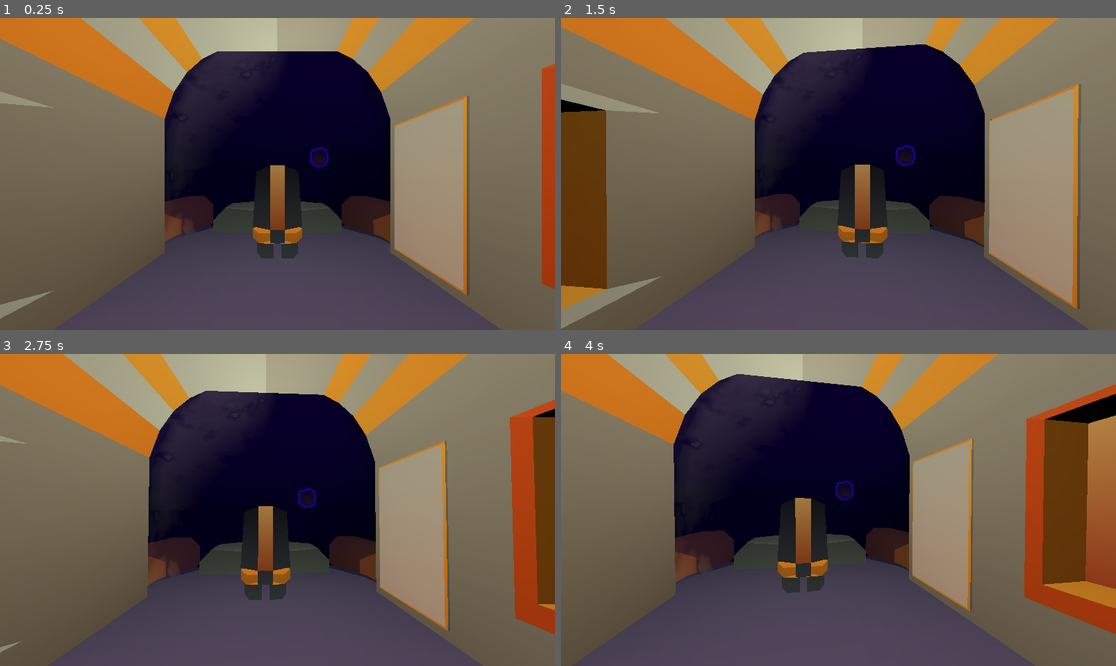
Above: before the commit, frames 1-4 (two rows, left to right).
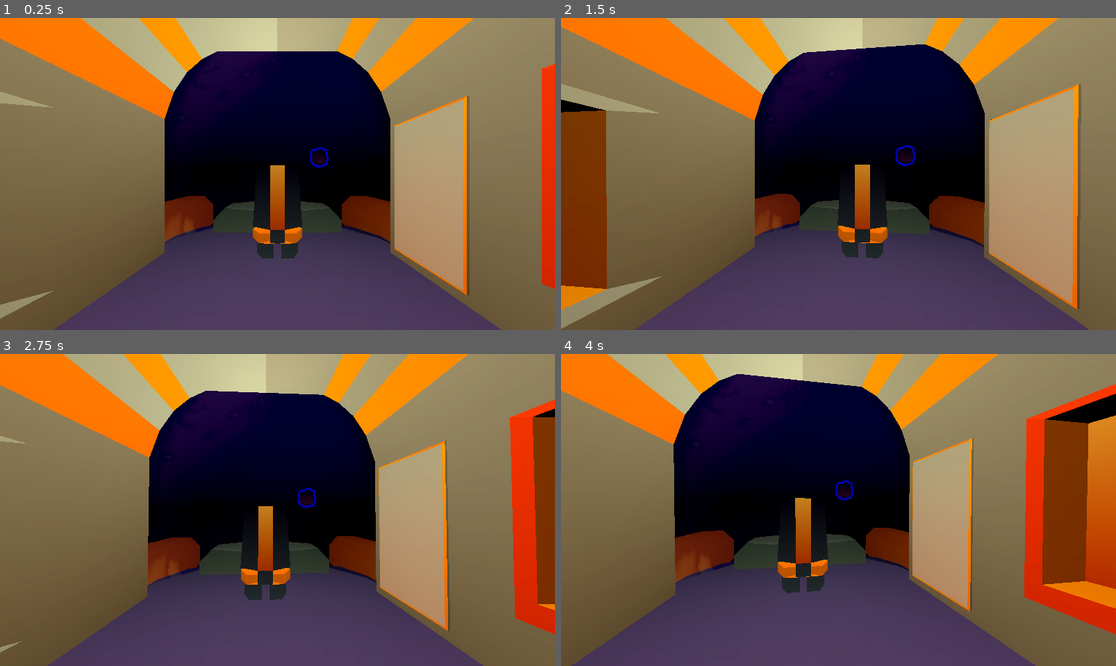
Above: after the commit, the same moments.

Repository: StephanoNaressi/LD_59
Game: Godot game, scene res://scenes/main.tscn
Same seed, same stepped clock (60 frames per second), same inputs: the game is played once before the commit and once after it.
Inputs (mouse positions are in pixels of both pictures, inside the frame that each line leads up to):
- Up to frame 1 (0.25 s): no input
- Up to frame 2 (1.5 s): tap Enter at 0.5 s; move the mouse to (866, 174) at 0.52 s; hold Space (FlyUp) from 0.53 s (still down); tap F (Interact) at 0.6 s; move the mouse to (810, 174) at 1.27 s; click (810, 174) at 1.35 s
- Up to frame 3 (2.75 s): keep holding Space (FlyUp); move the mouse to (288, 503) at 2.02 s; tap F (Interact) at 2.1 s
- Up to frame 4 (4 s): keep holding Space (FlyUp); tap Enter at 2.75 s; move the mouse to (832, 516) at 2.77 s; click (832, 516) at 2.85 s; move the mouse to (877, 513) at 3.52 s; tap F (Interact) at 3.6 s

The runs differ from the first frame. In frame 1, 15% of the frame differs, in the area x 0-100%, y 0-89%; in frame 2, 15%; in frame 3, 19%; in frame 4, 23%, in the area x 0-100%, y 0-90%.

Commit message:
Fix player rotation bug

Diff:
--- a/game/meshes/Glass.tres
+++ b/game/meshes/Glass.tres
@@ -14,7 +14,6 @@
 [resource]
 resource_name = "Glass"
 transparency = 1
-cull_mode = 2
 albedo_color = Color(0.7840497, 0.7698384, 0.9143204, 0.43137255)
 roughness = 0.5
 normal_enabled = true
--- /dev/null
+++ b/game/meshes/GlowStar.tres
@@ -0,0 +1,10 @@
+[gd_resource type="StandardMaterial3D" format=3 uid="uid://b4cidsmi3vmyu"]
+
+[resource]
+resource_name = "Glow"
+cull_mode = 2
+albedo_color = Color(0.9063318, 0.9063318, 0.9063318, 1)
+roughness = 0.5
+emission_enabled = true
+emission = Color(0.83540225, 0.9735353, 1, 1)
+emission_energy_multiplier = 4.73
--- a/scenes/main.tscn
+++ b/scenes/main.tscn
@@ -1,6 +1,7 @@
 [gd_scene format=3 uid="uid://bsp00jucjsi55"]
 
 [ext_resource type="PackedScene" uid="uid://c573jw2rht2o7" path="res://scenes/space_ship.tscn" id="1_0wfyh"]
+[ext_resource type="Material" uid="uid://b4cidsmi3vmyu" path="res://game/meshes/GlowStar.tres" id="3_jyhfs"]
 [ext_resource type="PackedScene" uid="uid://rjo8ayjs3awq" path="res://scenes/meteor.tscn" id="3_sugp2"]
 
 [sub_resource type="ProceduralSkyMaterial" id="ProceduralSkyMaterial_0wfyh"]
@@ -17,6 +18,32 @@
 [sub_resource type="Environment" id="Environment_jyhfs"]
 background_mode = 2
 sky = SubResource("Sky_sugp2")
+glow_enabled = true
+glow_strength = 1.19
+adjustment_enabled = true
+adjustment_brightness = 1.04
+adjustment_contrast = 1.115
+adjustment_saturation = 1.44
+
+[sub_resource type="Curve" id="Curve_tbgi4"]
+_data = [Vector2(0, 1), 0.0, 0.0, 0, 0, Vector2(0.75, 0.8314607), 0.0, 0.0, 0, 0, Vector2(1, 0.011235952), 0.0, 0.0, 0, 0]
+point_count = 3
+
+[sub_resource type="CurveTexture" id="CurveTexture_tefeu"]
+curve = SubResource("Curve_tbgi4")
+
+[sub_resource type="ParticleProcessMaterial" id="ParticleProcessMaterial_o6xl0"]
+emission_shape_scale = Vector3(50, 50, 50)
+emission_shape = 1
+emission_sphere_radius = 128.0
+gravity = Vector3(0, 0, 0)
+radial_accel_min = -0.10000224
+radial_accel_max = 0.09999776
+scale_min = 0.5
+scale_max = 0.79999995
+scale_curve = SubResource("CurveTexture_tefeu")
+
+[sub_resource type="SphereMesh" id="SphereMesh_tipki"]
 
 [node name="Main" type="Node3D" unique_id=1268587365]
 
@@ -27,3 +54,11 @@
 
 [node name="Meteor" parent="." unique_id=788611388 instance=ExtResource("3_sugp2")]
 transform = Transform3D(1, 0, 0, 0, 1, 0, 0, 0, 1, 3.6223426, 3.7296398, -17.77658)
+
+[node name="GPUParticles3D" type="GPUParticles3D" parent="." unique_id=1233695872]
+material_override = ExtResource("3_jyhfs")
+amount = 1000
+lifetime = 84.44000000000001
+visibility_aabb = AABB(-5000, -5000, -5000, 10000, 10000, 10000)
+process_material = SubResource("ParticleProcessMaterial_o6xl0")
+draw_pass_1 = SubResource("SphereMesh_tipki")
--- a/scenes/meteor.tscn
+++ b/scenes/meteor.tscn
@@ -17,6 +17,9 @@
 continuous_cd = true
 script = ExtResource("1_pxso2")
 
+[node name="DriftTimer" type="Timer" parent="." unique_id=554864498]
+wait_time = 3.0
+
 [node name="meteor" parent="." unique_id=1435494417 instance=ExtResource("1_tcwo0")]
 
 [node name="CollisionShape3D" type="CollisionShape3D" parent="." unique_id=196492444]
--- a/scripts/controllers/meteor.gd
+++ b/scripts/controllers/meteor.gd
@@ -1,7 +1,30 @@
 extends RigidBody3D
 class_name Meteor
 
-var health : float = 100.0
+const DRIFT_INTERVAL_MIN: float = 2.0
+const DRIFT_INTERVAL_MAX: float = 5.5
+const DRIFT_IMPULSE_MIN: float = 0.12
+const DRIFT_IMPULSE_MAX: float = 0.55
+
+var health: float = 100.0
+
+@onready var drift_timer: Timer = $DriftTimer
+
+func _ready() -> void:
+	drift_timer.timeout.connect(_on_drift_timer_timeout)
+	_randomize_drift_wait_time()
+	drift_timer.start()
+
+func _randomize_drift_wait_time() -> void:
+	drift_timer.wait_time = randf_range(DRIFT_INTERVAL_MIN, DRIFT_INTERVAL_MAX)
+
+func _on_drift_timer_timeout() -> void:
+	var dir: Vector3 = Vector3(randf_range(-1.0, 1.0), randf_range(-1.0, 1.0), randf_range(-1.0, 1.0))
+	if dir.length_squared() < 0.0001:
+		dir = Vector3(1, 0, 0)
+	dir = dir.normalized()
+	apply_central_impulse(dir * randf_range(DRIFT_IMPULSE_MIN, DRIFT_IMPULSE_MAX))
+	_randomize_drift_wait_time()
 
 func take_damage(damage : float) -> void:
 	health -= damage
--- a/scripts/controllers/player.gd
+++ b/scripts/controllers/player.gd
@@ -72,8 +72,10 @@
 		velocity.y = JUMP_VELOCITY
 
 	var input_dir: Vector2 = Input.get_vector("Left", "Right", "Forward", "Backward")
-	var direction: Vector3 = (transform.basis * Vector3(input_dir.x, 0, input_dir.y)).normalized()
-	if direction:
+	var direction: Vector3 = global_transform.basis * Vector3(input_dir.x, 0, input_dir.y)
+	direction.y = 0.0
+	if direction.length_squared() > 0.0001:
+		direction = direction.normalized()
 		velocity.x = direction.x * SPEED
 		velocity.z = direction.z * SPEED
 	else:
--- a/scripts/controllers/space_ship.gd
+++ b/scripts/controllers/space_ship.gd
@@ -6,6 +6,7 @@
 
 const SPEED = 20.0
 const ACCEL = 6.0
+const YAW_SPEED: float = 2.2
 
 const SEAT_OFFSET_LOCAL: Vector3 = Vector3(0, 1.2, -2.0)
 const EXIT_PROBE_OFFSET: Vector3 = Vector3(0.0, 0.35, 0.65)
@@ -93,6 +94,8 @@
 #region Movement
 func handle_movement(delta: float) -> void:
 	var input_dir: Vector2 = Input.get_vector("Left", "Right", "Forward", "Backward")
+	rotate_y(-input_dir.x * YAW_SPEED * delta)
+
 	var vertical: float = 0.0
 	if Input.is_action_pressed("FlyUp") or Input.is_physical_key_pressed(KEY_SPACE):
 		vertical += 1.0
@@ -102,11 +105,7 @@
 	forward.y = 0.0
 	if forward.length_squared() > 0.0001:
 		forward = forward.normalized()
-	var right: Vector3 = global_transform.basis.x
-	right.y = 0.0
-	if right.length_squared() > 0.0001:
-		right = right.normalized()
-	var wish: Vector3 = forward * (-input_dir.y) + right * input_dir.x + Vector3.UP * vertical
+	var wish: Vector3 = forward * (-input_dir.y) + Vector3.UP * vertical
 	if wish.length_squared() < 0.0001:
 		velocity = velocity.lerp(Vector3.ZERO, ACCEL * delta)
 		return
